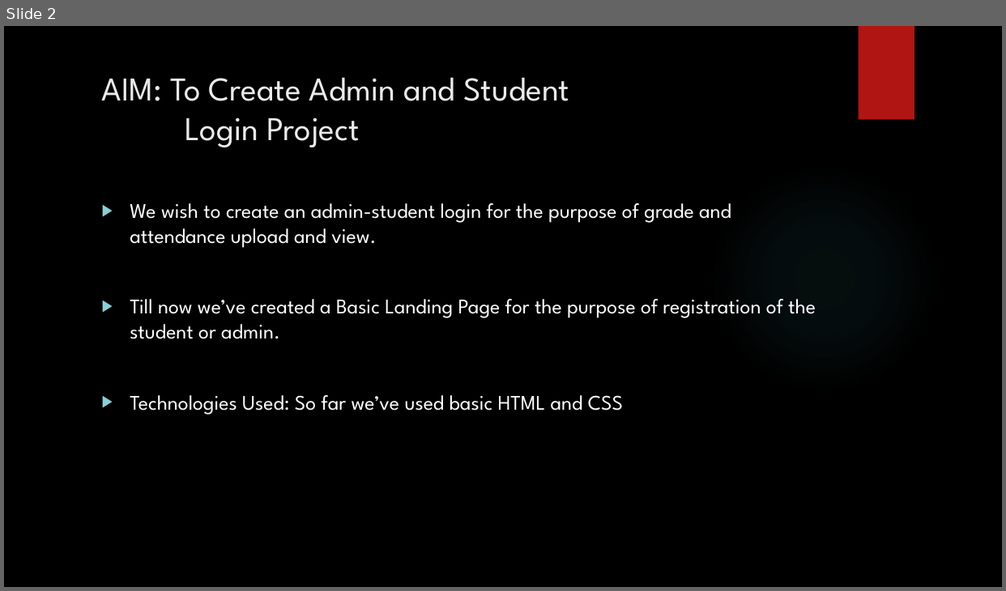
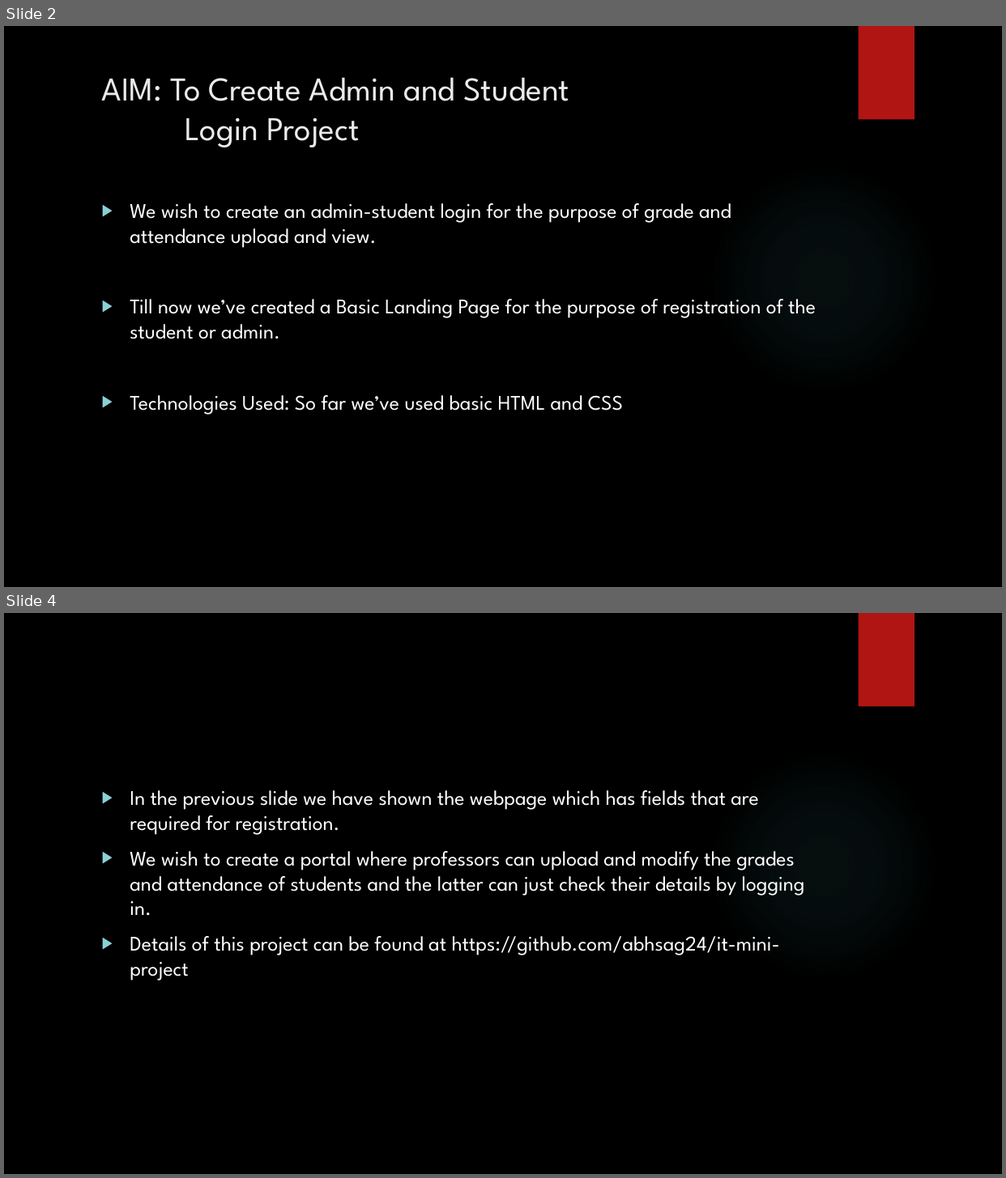
Before and after one commit to abhay-raizada/it-mini-project, a slide deck: INTERNET AND WEB TECHNOLOGY.pptx. Shown one above the other, each under a label of ours: slide 2 before the commit, slides 2 and 4 after it; the slides between them are not shown. The pictures are 1006x591 and 1006x1178 pixels, drawn with LibreOffice and Linux fonts; fonts in the diff are those of the drawing; background and template pictures are left out. Boxes give left, top, right and bottom in pixels: in the first picture for what was removed or moved away, otherwise in the second. Text is boxed around its words. In the diff, an @@ line names an element or a change of style, - is before the commit and + after.

Commit message:
Complete presentation

```diff
--- a/INTERNET AND WEB TECHNOLOGY.pptx
+++ b/INTERNET AND WEB TECHNOLOGY.pptx
@@ slide 4 added at [4, 613, 1002, 1174], background picture (left out); not listed: 2 template elements that a slide beside it also shows @@
@@ text added at [130, 790, 805, 981], 20 pt, text #FFFFFF @@
+▶ In the previous slide we have shown the webpage which has fields that are required for registration.
+▶ We wish to create a portal where professors can upload and modify the grades and attendance of students and the latter can just check their details by logging in.
+▶ Details of this project can be found at https://github.com/abhsag24/it-mini-project
```
Also in this commit, not shown: 1 other slide added.
